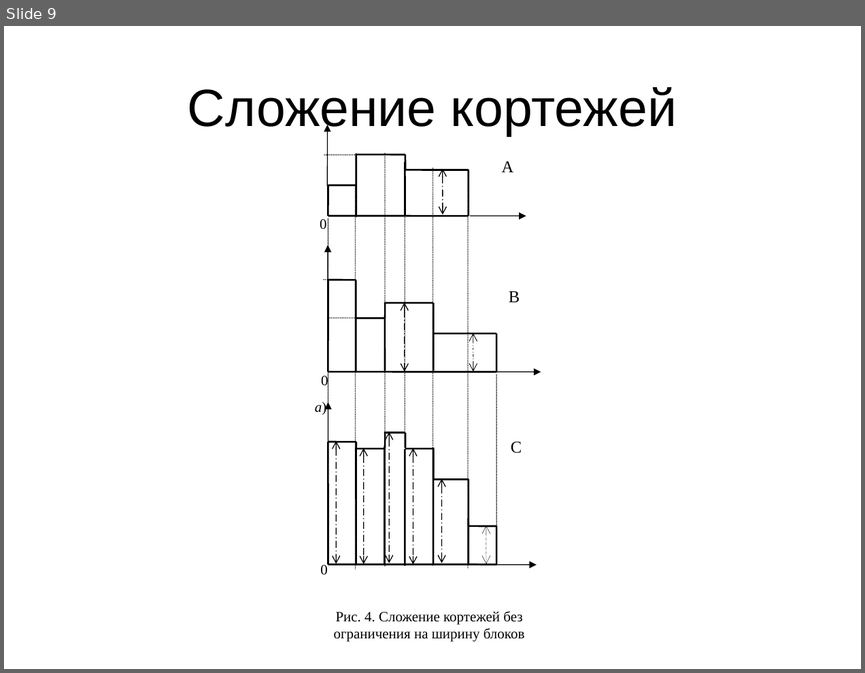
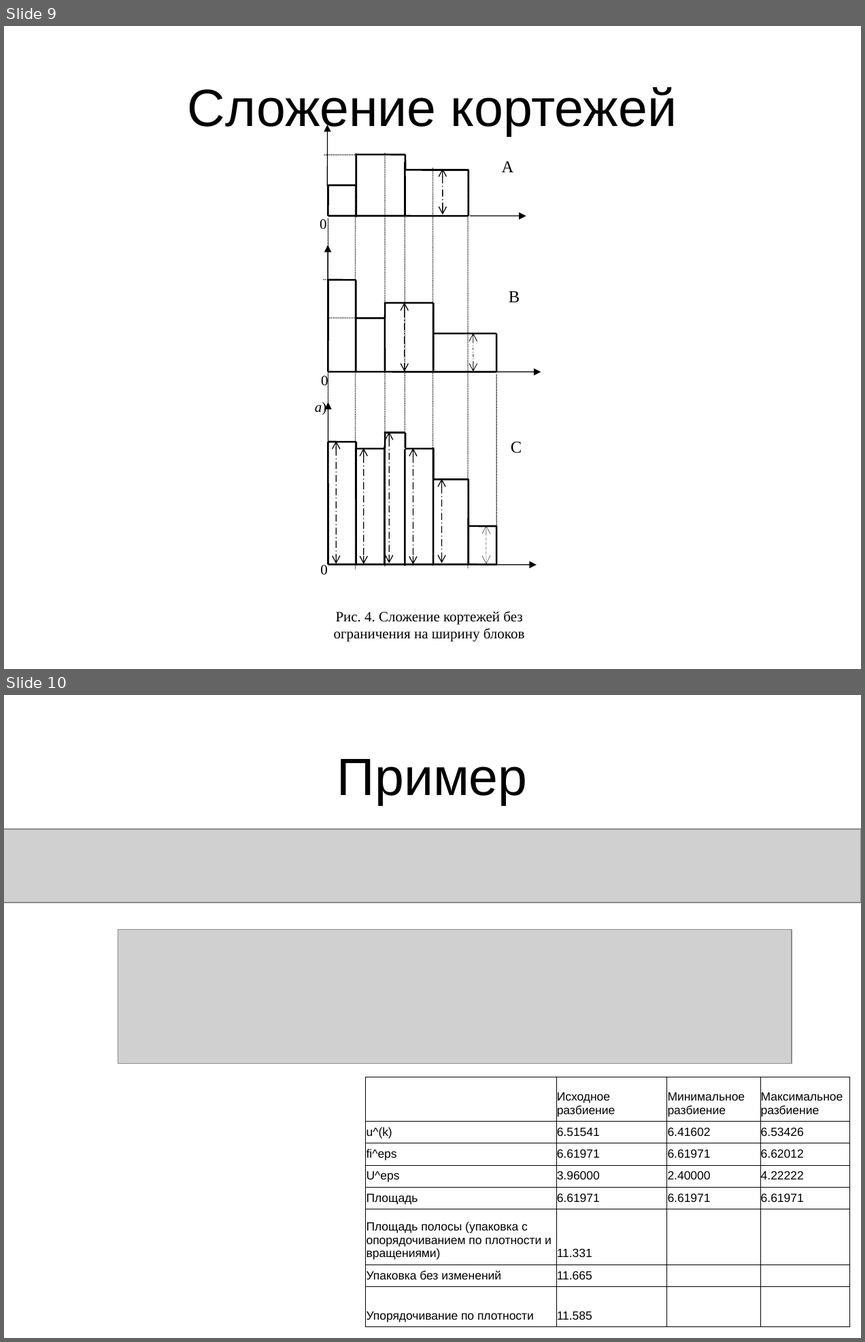
Before and after one commit to zingibertram/thesis-dissertation, a slide deck: result/Семинар 2/Семинар.ppt. Shown one above the other, each under a label of ours: slide 9 before the commit, slides 9 and 10 after it. The pictures are 865x673 and 865x1342 pixels, drawn with LibreOffice and Linux fonts; fonts in the diff are those of the drawing; grey boxes stand for pictures. Boxes give left, top, right and bottom in pixels: in the first picture for what was removed or moved away, otherwise in the second. Text is boxed around its words. In the diff, an @@ line names an element or a change of style, - is before the commit and + after.

```diff
--- a/result/Семинар 2/Семинар.ppt
+++ b/result/Семинар 2/Семинар.ppt
@@ slide 10 added at [4, 695, 861, 1338], background #FFFFFF @@
@@ title added at [337, 759, 528, 805], 44 pt, text #000000 @@
+Пример
@@ picture added at [4, 829, 861, 902] @@
@@ picture added at [118, 929, 791, 1063] @@
@@ table added at [366, 1076, 849, 1325], 8 rows, 4 columns @@
+ | Исходное разбиение | Минимальное разбиение | Максимальное разбиение
+u^(k) | 6.51541 | 6.41602 | 6.53426
+fi^eps | 6.61971 | 6.61971 | 6.62012
+U^eps | 3.96000 | 2.40000 | 4.22222
+Площадь | 6.61971 | 6.61971 | 6.61971
+Площадь полосы (упаковка с опорядочиванием по плотности и вращениями) | 11.331 |  | 
+Упаковка без изменений | 11.665 |  | 
+Упорядочивание по плотности | 11.585 |  | 
```
Also in this commit, not shown: 1 other slide added, 1 slide removed, 2 other files.
